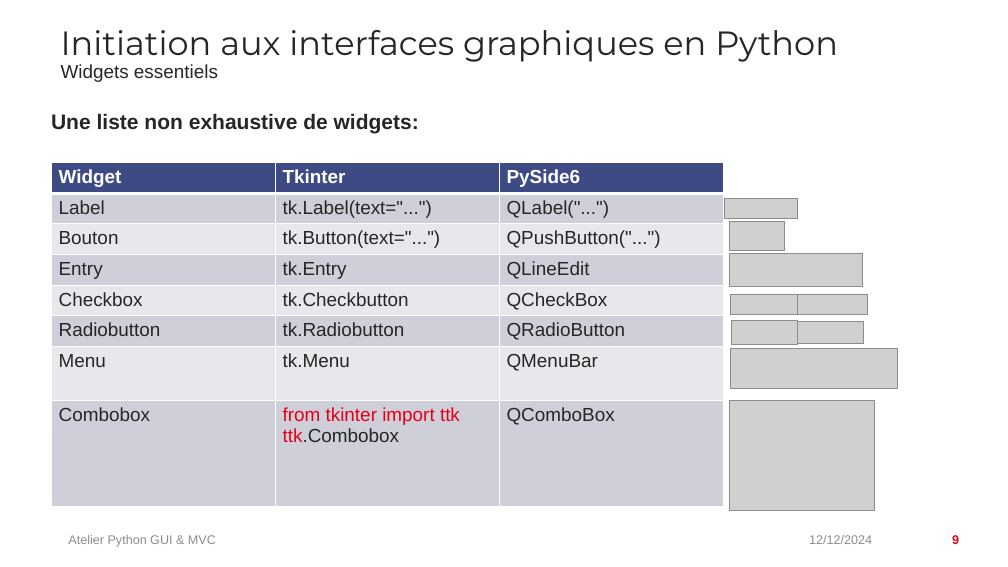
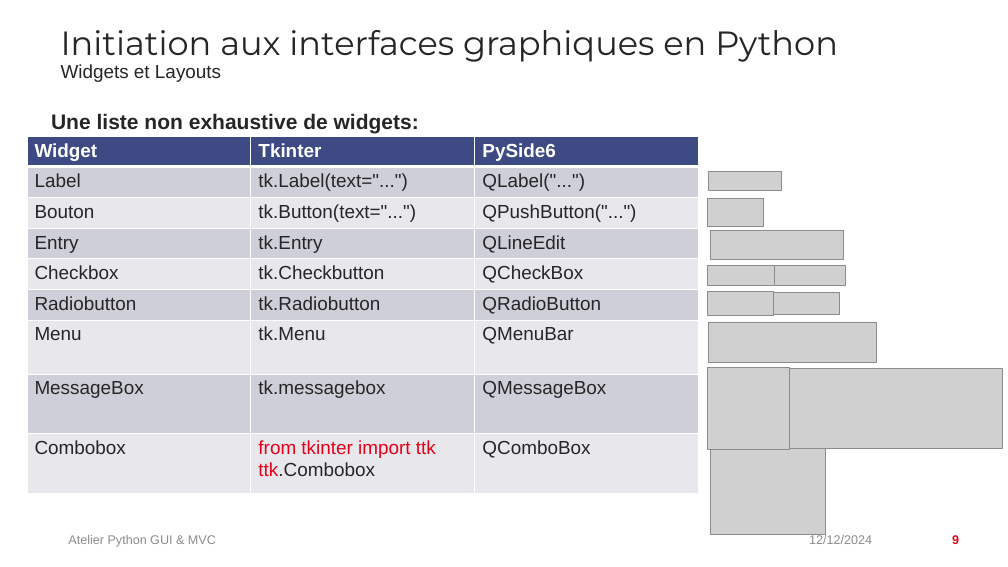
Before and after one commit to Crackvignoule/python-gui-mvc-tutorial, a slide deck: slide 9 of presentation/Atelier Python GUI & MVC.pptx. Drawn at 1008x567 pixels with LibreOffice and Linux fonts; fonts in the diff are those of the drawing; grey boxes stand for pictures; background and template pictures are left out. Boxes give left, top, right and bottom in pixels: in the first picture for what was removed or moved away, otherwise in the second. Text is boxed around its words. In the diff, an @@ line names an element or a change of style, - is before the commit and + after.

```diff
--- a/presentation/Atelier Python GUI & MVC.pptx
+++ b/presentation/Atelier Python GUI & MVC.pptx
@@ text at <box>61,64,221,82</box>: text changed @@
-Widgets essentiels
+Widgets et Layouts
@@ table at <box>27,136,699,494</box> @@
+row 8: MessageBox | tk.messagebox | QMessageBox
@@ table: place and size @@
-table at <box>51,163,723,507</box>
+table at <box>27,136,699,494</box>
@@ picture: place and size @@
-picture at <box>724,199,797,219</box>
+picture at <box>709,171,781,191</box>
@@ picture: place and size @@
-picture at <box>729,222,785,250</box>
+picture at <box>708,198,764,227</box>
@@ picture: place and size @@
-picture at <box>729,253,863,287</box>
+picture at <box>710,231,844,259</box>
@@ picture: place and size @@
-picture at <box>730,294,798,315</box>
+picture at <box>708,265,775,286</box>
@@ picture: place and size @@
-picture at <box>797,294,868,315</box>
+picture at <box>775,265,846,286</box>
@@ picture: place and size @@
-picture at <box>732,321,797,344</box>
+picture at <box>708,292,773,315</box>
@@ picture: place and size @@
-picture at <box>797,321,864,343</box>
+picture at <box>773,293,839,315</box>
@@ picture: place and size @@
-picture at <box>730,349,898,389</box>
+picture at <box>709,322,876,362</box>
@@ picture added at <box>708,368,789,450</box> @@
@@ picture added at <box>789,368,1003,448</box> @@
@@ picture: place and size @@
-picture at <box>729,401,875,510</box>
+picture at <box>710,448,825,534</box>
```
Also in this commit, not shown: 6 other slides changed, 4 slides added, 5 other files.
